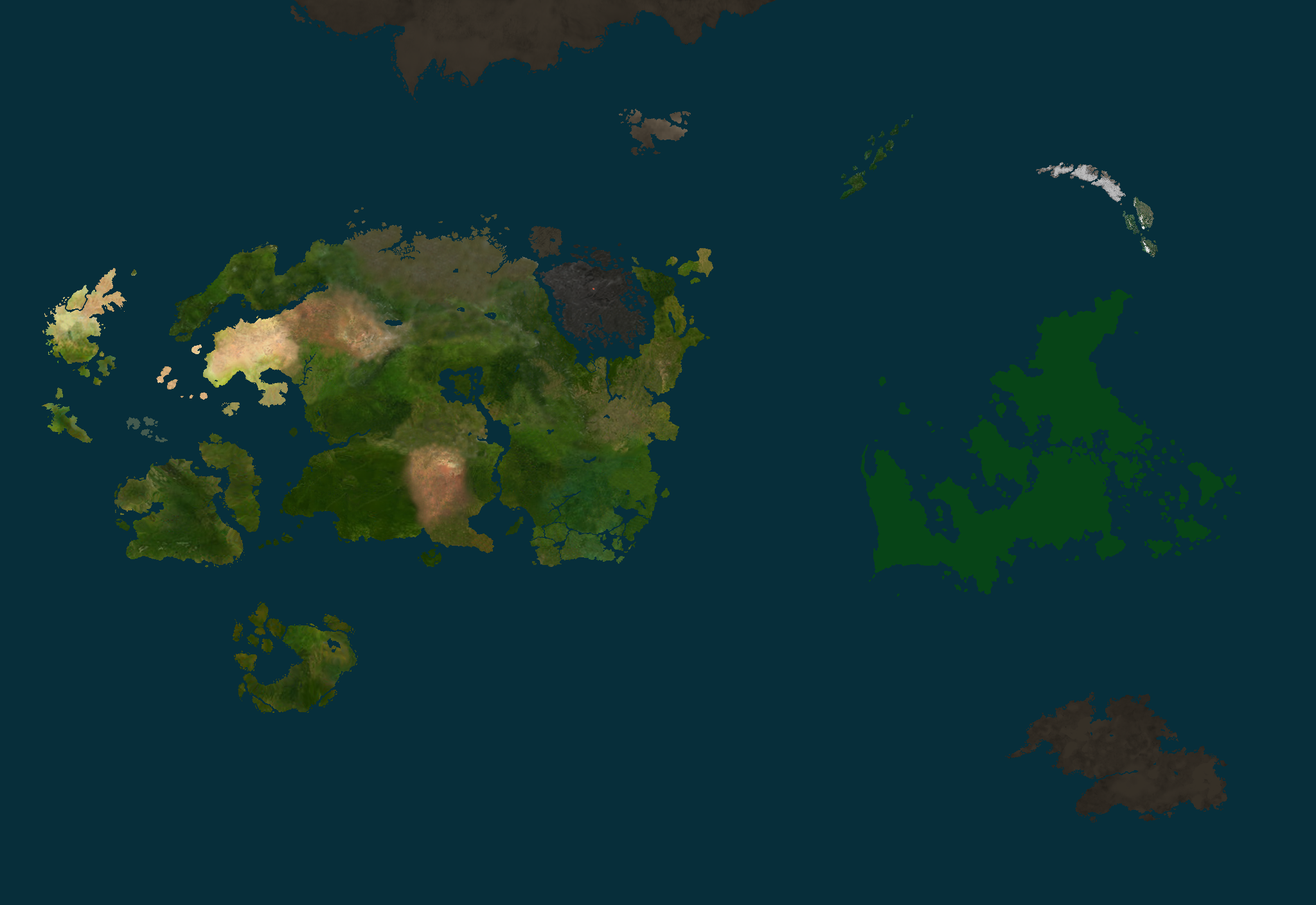
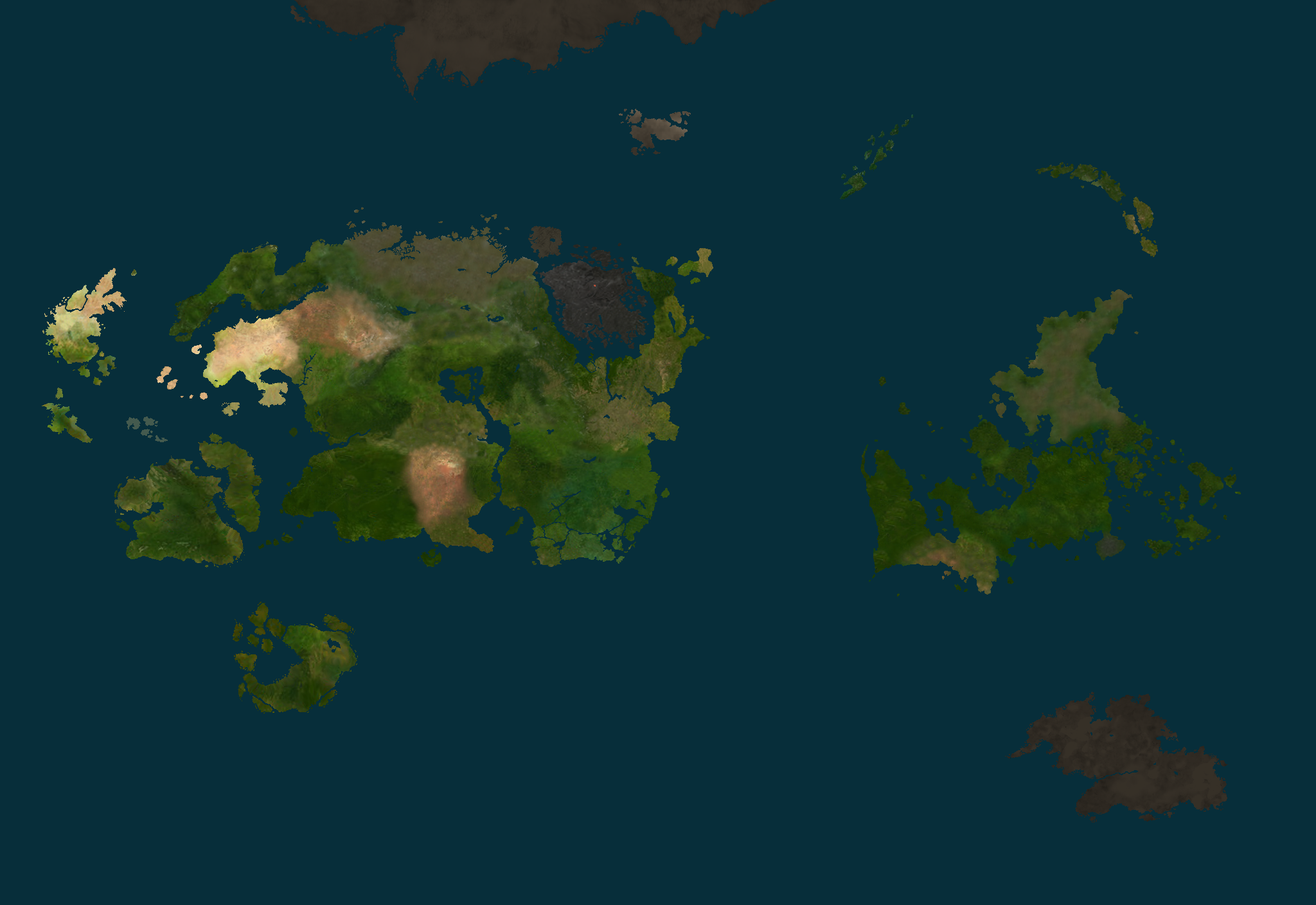
Comparing the layer stacks of the two w=1316, h=905 images. Changes:
renamed "overlay" to "eu4_map_---_2_01_01_1.png", hid it, painted on it over (383, 161, 1242, 597)
painted on "Pasted Layer" over (383, 161, 1242, 597)
